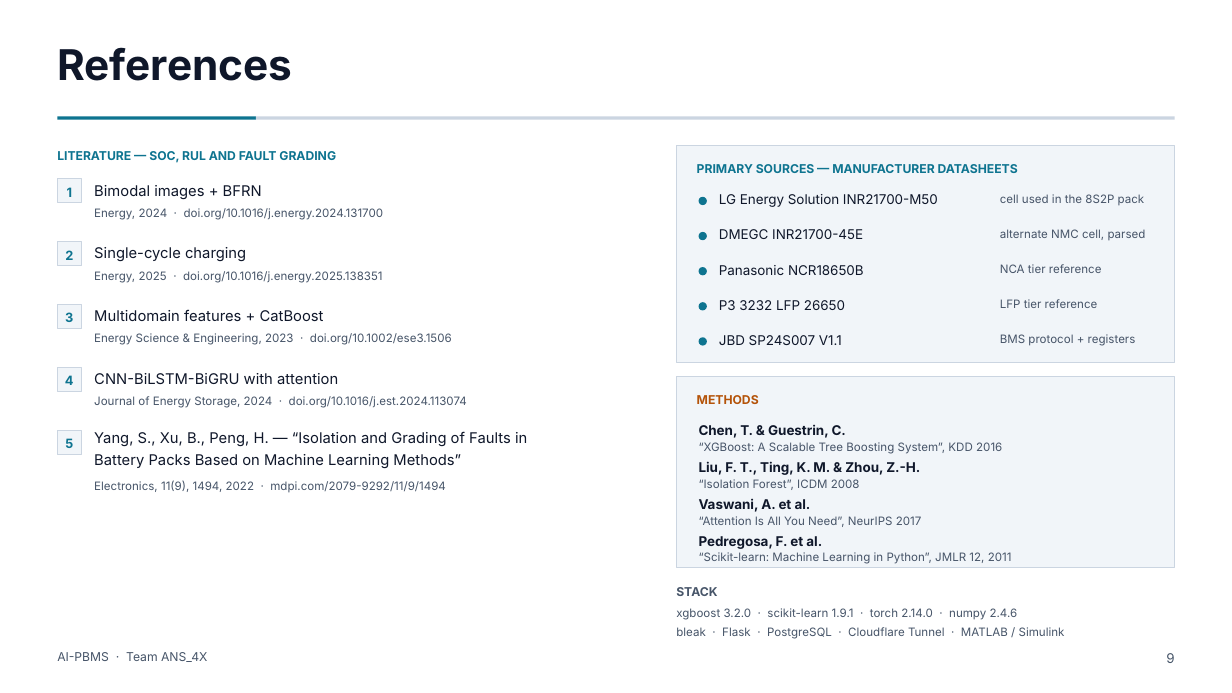
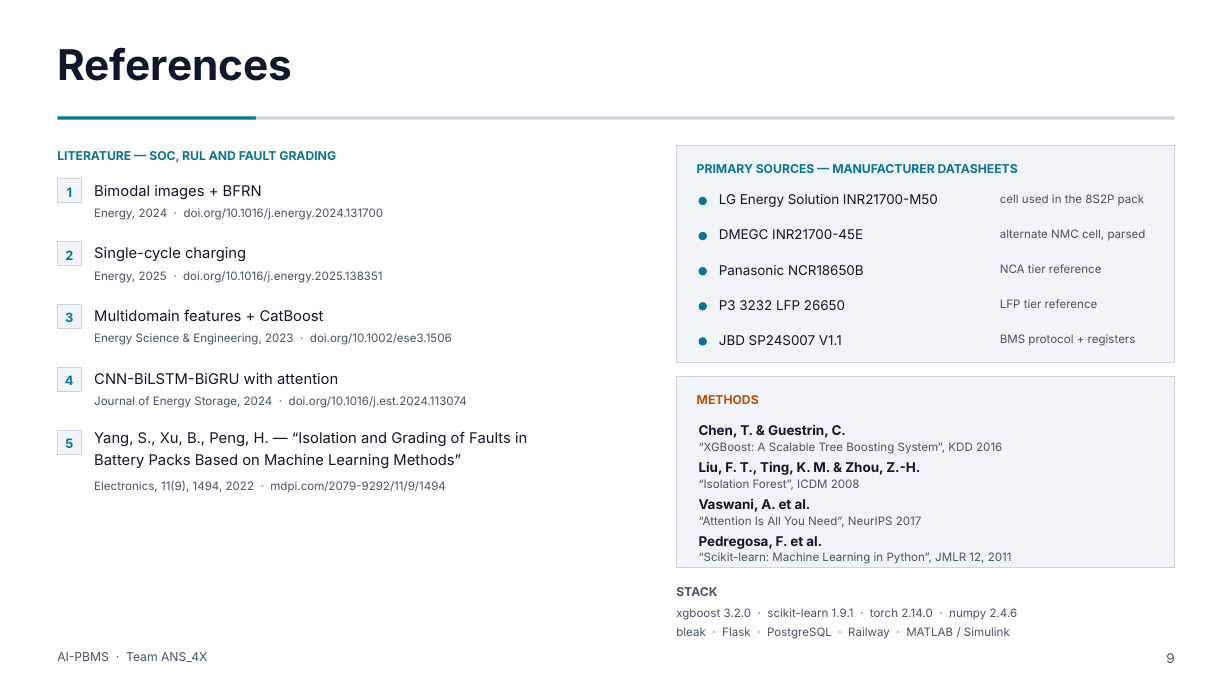
Before and after one commit to Adhi5504/Intelligent_BMS, a slide deck: slide 9 of AI_PBMS_8Slide.pptx. Drawn at 1232x693 pixels with LibreOffice and Linux fonts; fonts in the diff are those of the drawing. Boxes give left, top, right and bottom in pixels: in the first picture for what was removed or moved away, otherwise in the second. Text is boxed around its words. In the diff, an @@ line names an element or a change of style, - is before the commit and + after.

```diff
--- a/AI_PBMS_8Slide.pptx
+++ b/AI_PBMS_8Slide.pptx
@@ text at (676,608,1018,639): text changed @@
-xgboost 3.2.0 · scikit-learn 1.9.1 · torch 2.14.0 · numpy 2.4.6
-bleak · Flask · PostgreSQL · Cloudflare Tunnel · MATLAB / Simulink
+xgboost 3.2.0 · scikit-learn 1.9.1 · torch 2.14.0 · numpy 2.4.6
+bleak · Flask · PostgreSQL · Railway · MATLAB / Simulink
```
Also in this commit, not shown: 2 other slides changed, 9 other files.
